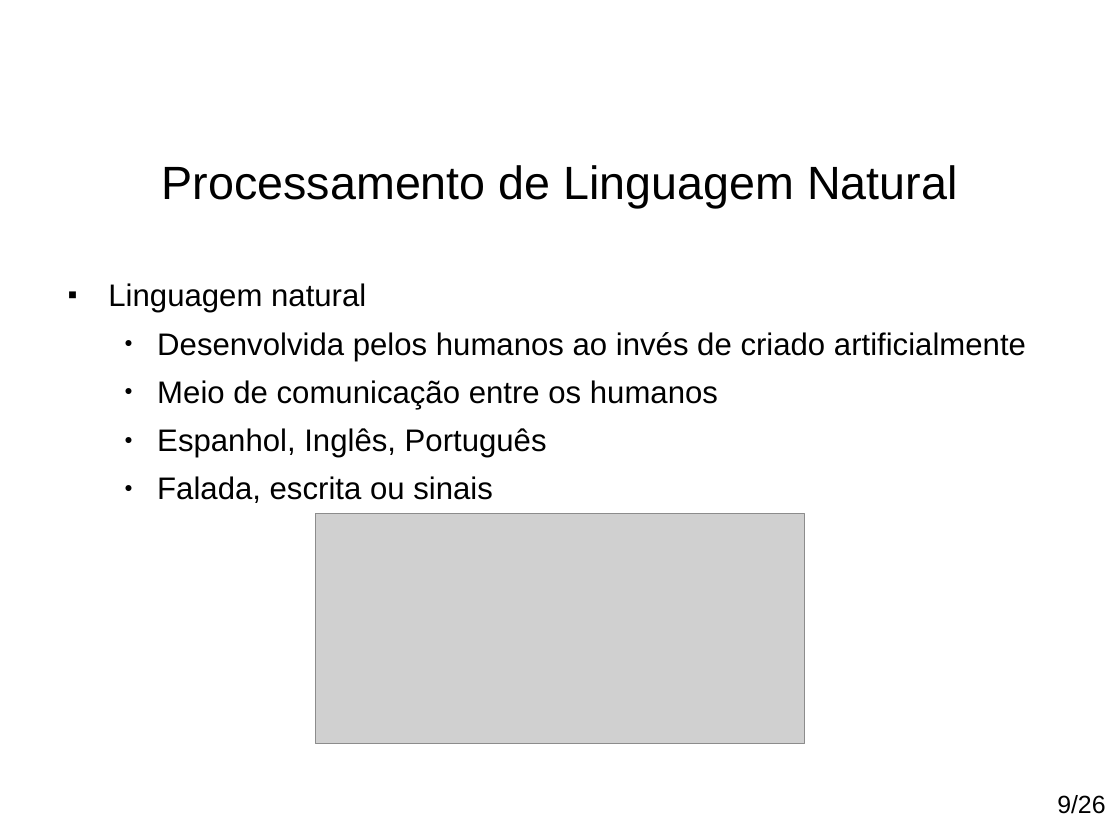
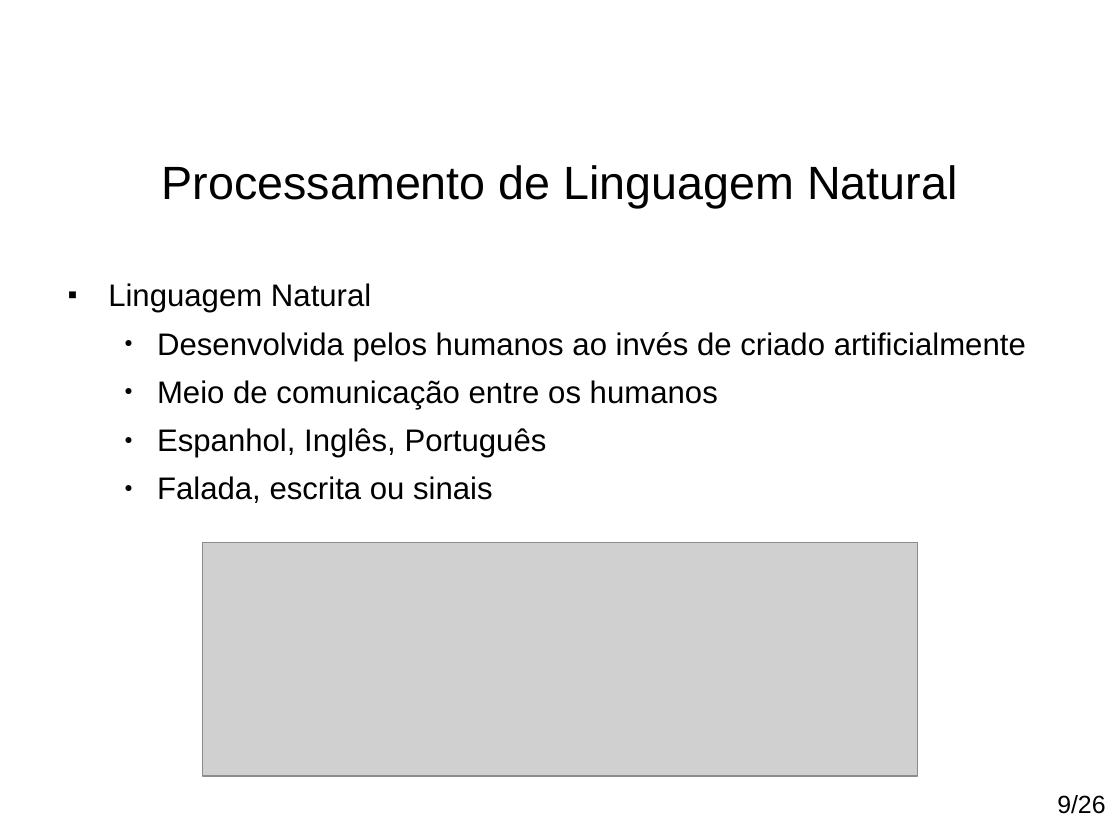
Before and after one commit to paulohq/apresentacao-NLP, a slide deck: slide 10 of apresentacao-mineracao-de-sugestoes.ppt. Drawn at 1120x840 pixels with LibreOffice and Linux fonts; fonts in the diff are those of the drawing; grey boxes stand for pictures; background and template pictures are left out. Boxes give left, top, right and bottom in pixels: in the first picture for what was removed or moved away, otherwise in the second. Text is boxed around its words. In the diff, an @@ line names an element or a change of style, - is before the commit and + after.

```diff
--- a/apresentacao-mineracao-de-sugestoes.ppt
+++ b/apresentacao-mineracao-de-sugestoes.ppt
@@ text at [108,283,371,313]: text changed @@
-■ Linguagem natural
+■ Linguagem Natural
@@ picture: place and size @@
-picture at [315,514,804,744]
+picture at [203,542,918,776]
```
Also in this commit, not shown: 11 other slides changed, 6 slides added, 1 slide removed, 9 other files.
